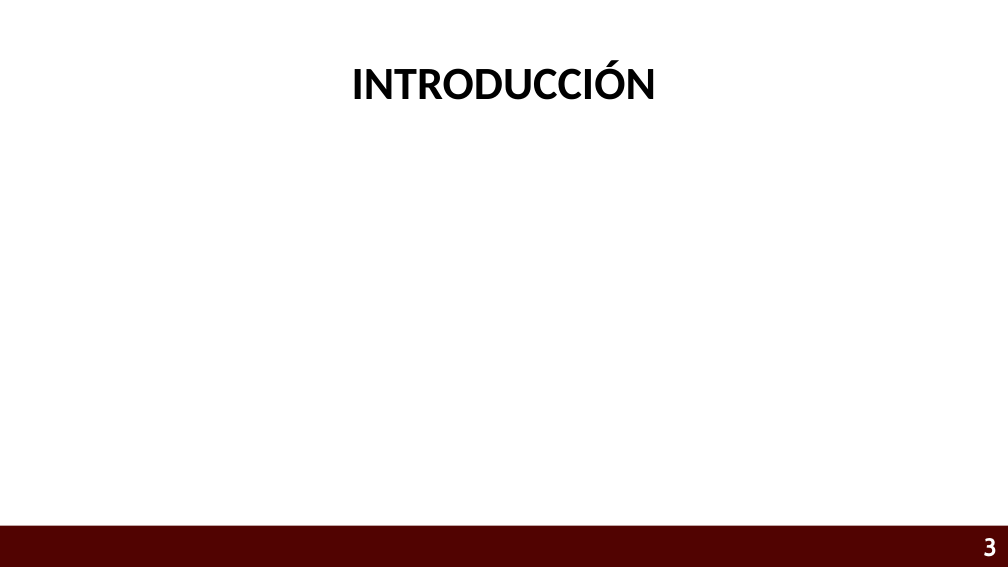
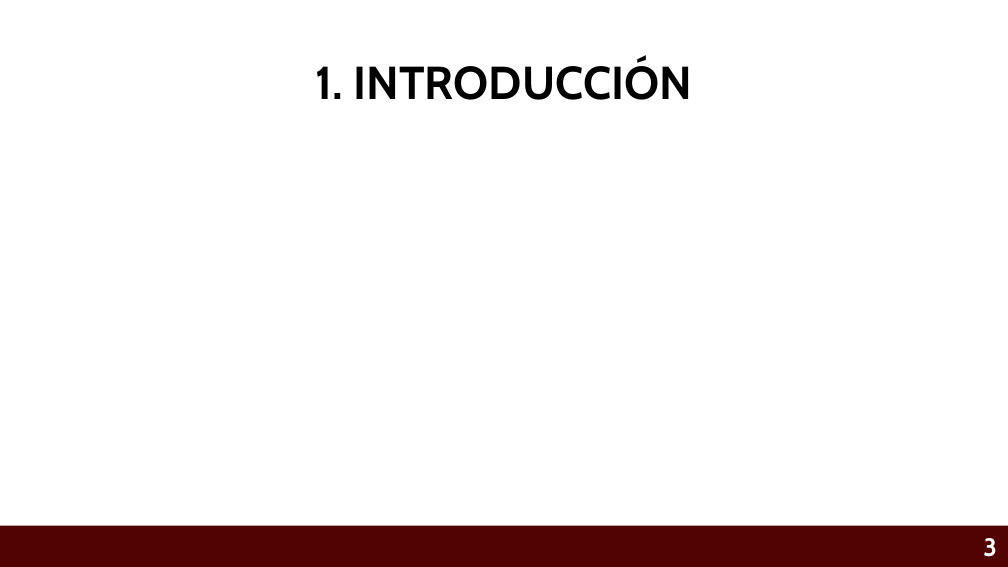
Before and after one commit to Eliud7720/Alzheimer---Anteproyecto, a slide deck: slide 3 of CRIBADO VIRTUAL INTELIGENTE PARA IDENTIFICAR INHIBIDORES MULTI-BLANCO ENFOCADOS AL TRATAMIENTO DE LA .pptx. Drawn at 1008x567 pixels with LibreOffice and Linux fonts; fonts in the diff are those of the drawing; background and template pictures are left out. Boxes give left, top, right and bottom in pixels: in the first picture for what was removed or moved away, otherwise in the second. Text is boxed around its words. In the diff, an @@ line names an element or a change of style, - is before the commit and + after.

```diff
--- a/CRIBADO VIRTUAL INTELIGENTE PARA IDENTIFICAR INHIBIDORES MULTI-BLANCO ENFOCADOS AL TRATAMIENTO DE LA .pptx
+++ b/CRIBADO VIRTUAL INTELIGENTE PARA IDENTIFICAR INHIBIDORES MULTI-BLANCO ENFOCADOS AL TRATAMIENTO DE LA .pptx
@@ title at box(316, 60, 692, 100): text changed; font Calibri to Cabin @@
-INTRODUCCIÓN
+1. INTRODUCCIÓN
```
Also in this commit, not shown: 12 other slides changed, 8 slides added, 4 slides removed.
